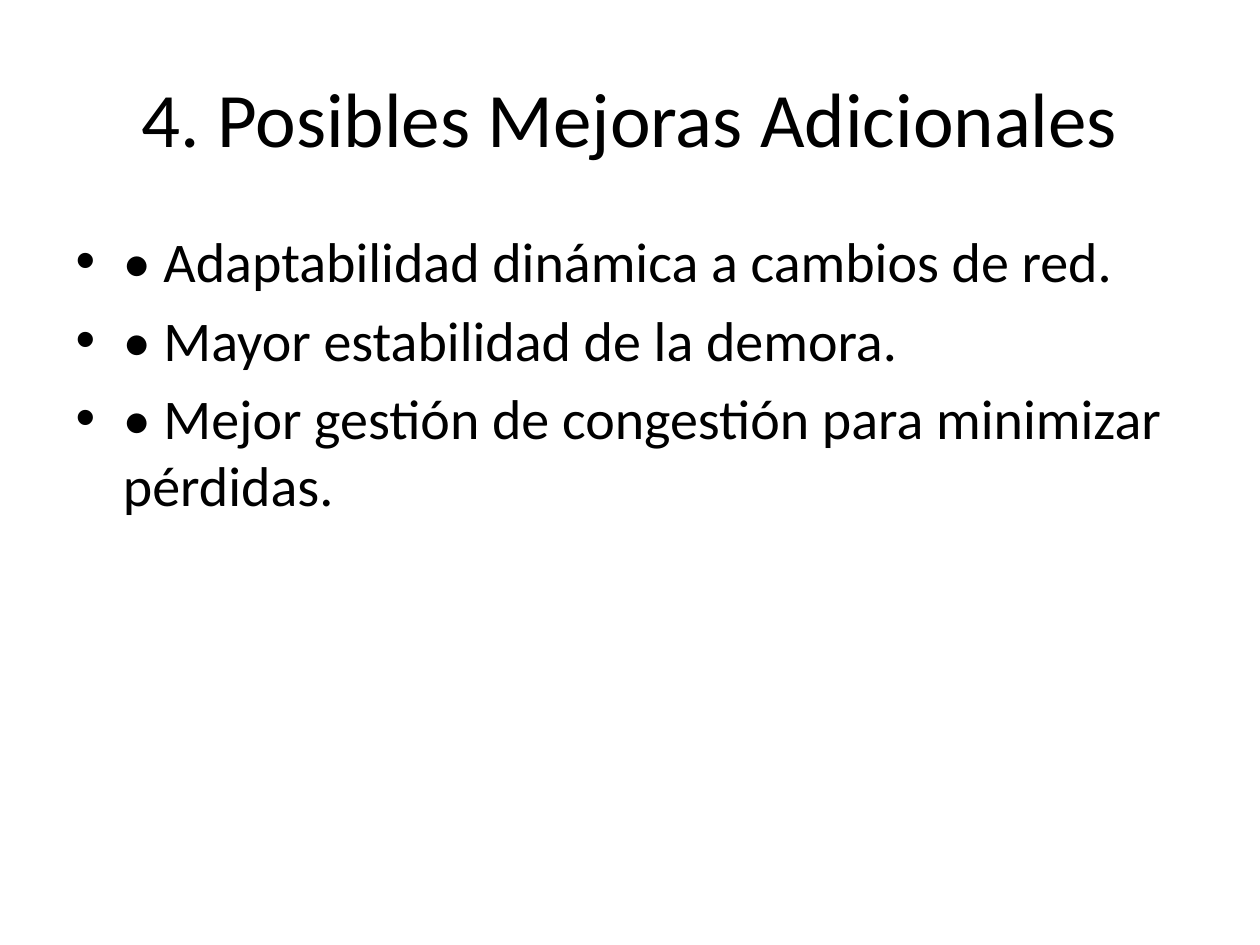
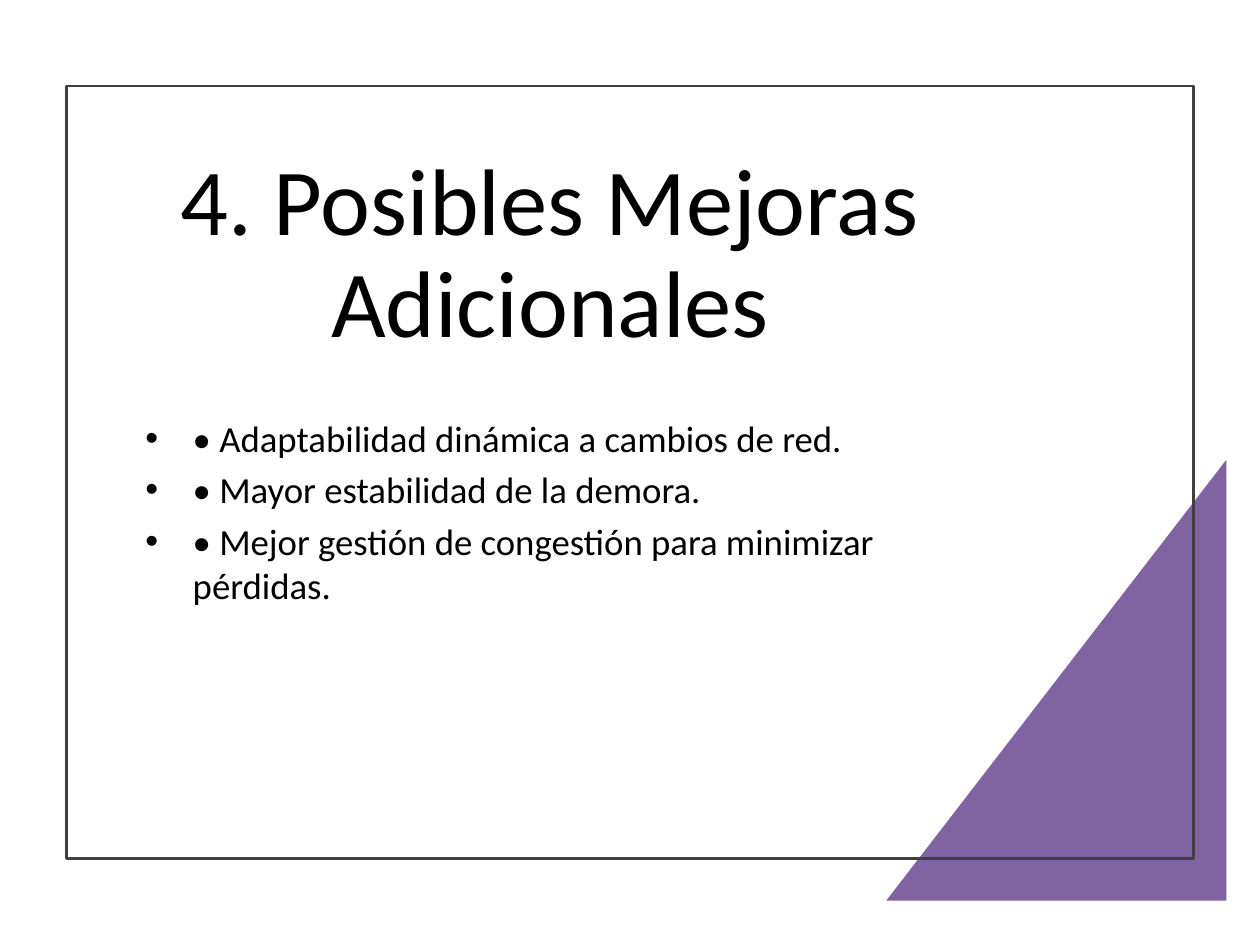
Before and after one commit to jbcgames/Seguimiento_Redes, a slide deck: slide 5 of Analisis_Algoritmos_TCP.pptx. Drawn at 1260x945 pixels with LibreOffice and Linux fonts; fonts in the diff are those of the drawing. Boxes give left, top, right and bottom in pixels: in the first picture for what was removed or moved away, otherwise in the second. Text is boxed around its words. In the diff, an @@ line names an element or a change of style, - is before the commit and + after.

```diff
--- a/Analisis_Algoritmos_TCP.pptx
+++ b/Analisis_Algoritmos_TCP.pptx
@@ rectangle added at (x1=67, y1=86, x2=1193, y2=858), outline #404040 1.5 pt @@
@@ title "4. Posibles Mejoras Adicionales" moved from (x1=141, y1=93, x2=1117, y2=161) to (x1=181, y1=169, x2=919, y2=338) @@
@@ title "4. Posibles Mejoras Adicionales" at (x1=181, y1=169, x2=919, y2=338): size 44 to 54 pt; line spacing 1 to 0.9 @@
@@ text "• Adaptabilidad dinámica a cambios ..." moved from (x1=123, y1=243, x2=1161, y2=515) to (x1=193, y1=426, x2=874, y2=605) @@
@@ text "• Adaptabilidad dinámica a cambios ..." at (x1=193, y1=426, x2=874, y2=605): size 32 to 21 pt; less space between paragraphs @@
@@ right triangle added at (x1=886, y1=460, x2=1226, y2=901), fill #8064A2 @@
```
Also in this commit, not shown: 6 other slides changed.
